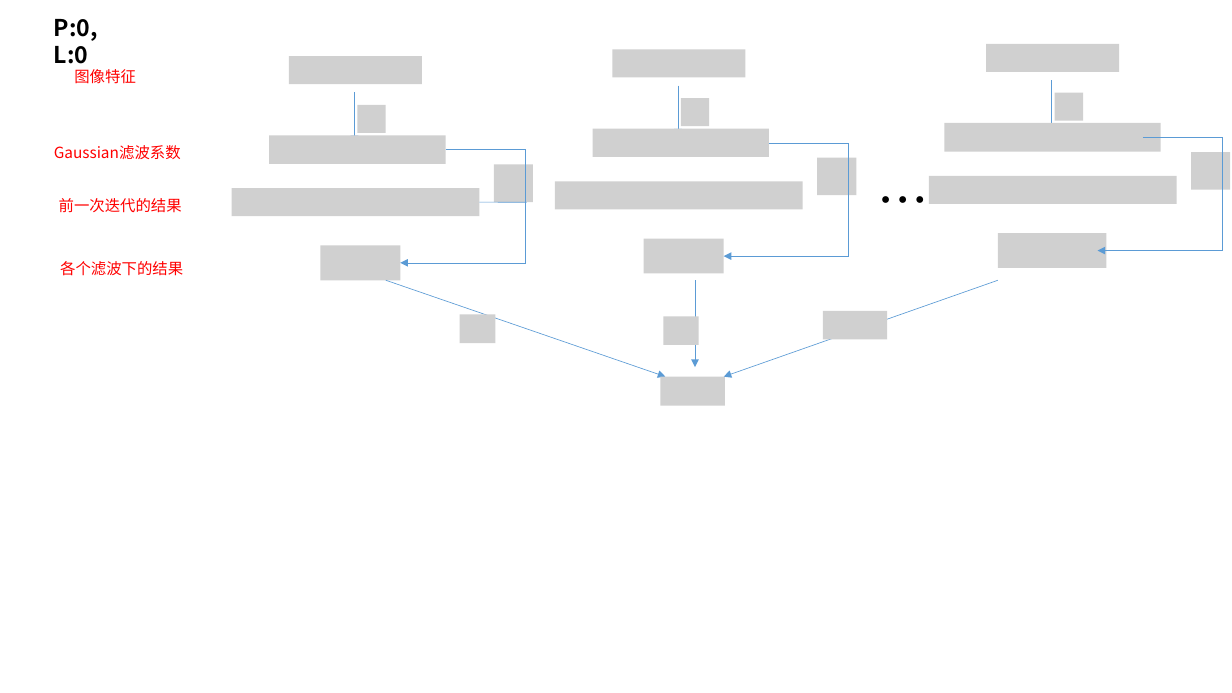
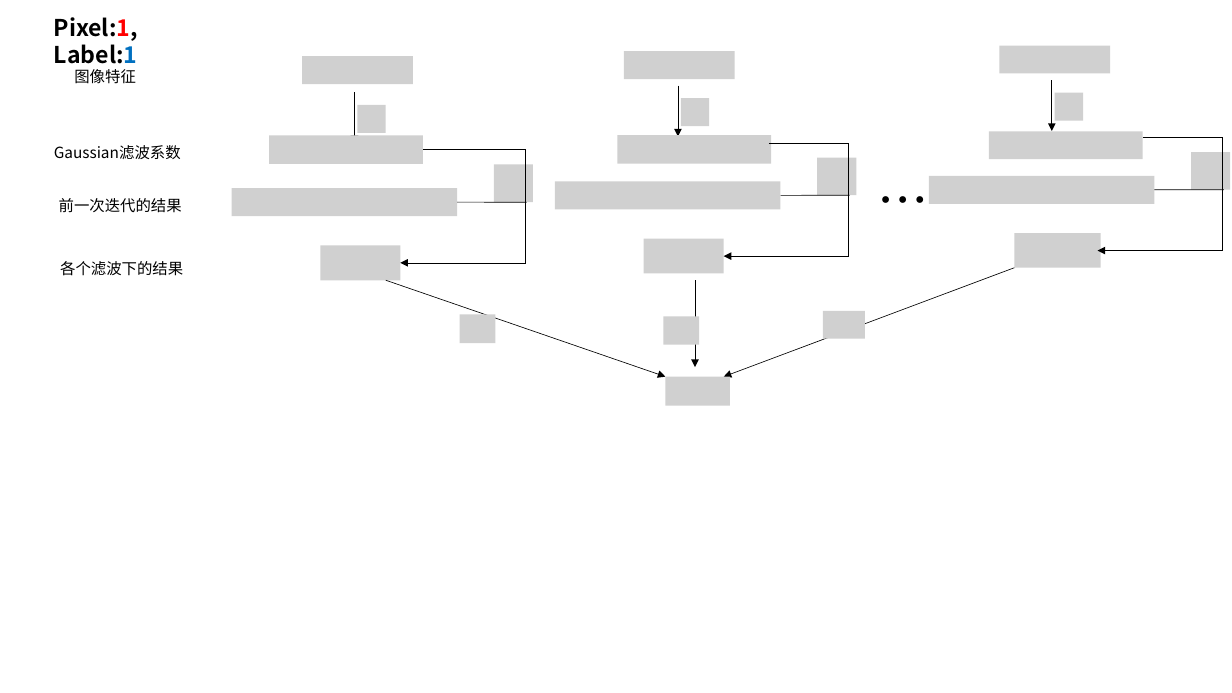
Before and after one commit to lmrshare/notes, a slide deck: slide 2 of papers/image-semantic-segmentation/mean_field.pptx (slide 1 before the commit). Drawn at 1232x693 pixels with LibreOffice and Linux fonts; fonts in the diff are those of the drawing; grey boxes stand for pictures. Boxes give left, top, right and bottom in pixels: in the first picture for what was removed or moved away, otherwise in the second. Text is boxed around its words. In the diff, an @@ line names an element or a change of style, - is before the commit and + after.

```diff
--- a/papers/image-semantic-segmentation/mean_field.pptx
+++ b/papers/image-semantic-segmentation/mean_field.pptx
@@ text at bbox=[54, 17, 138, 64]: text changed @@
-P:0, L:0
+Pixel:1, Label:1
@@ picture: place and size @@
-picture at bbox=[289, 56, 422, 84]
+picture at bbox=[302, 56, 413, 84]
@@ picture: place and size @@
-picture at bbox=[613, 49, 746, 77]
+picture at bbox=[624, 51, 735, 79]
@@ picture: place and size @@
-picture at bbox=[986, 43, 1119, 71]
+picture at bbox=[1000, 45, 1111, 73]
@@ arrow (678, 86) - (678, 137): stroke #5B9BD5 0.5 pt to #000000 0.5 pt @@
@@ arrow (1052, 80) - (1052, 131): stroke #5B9BD5 0.5 pt to #000000 0.5 pt @@
@@ arrow (355, 92) - (355, 143): stroke #5B9BD5 0.5 pt to #000000 0.5 pt @@
@@ picture: place and size @@
-picture at bbox=[269, 135, 445, 164]
+picture at bbox=[269, 135, 422, 164]
@@ picture: place and size @@
-picture at bbox=[592, 128, 769, 157]
+picture at bbox=[617, 135, 771, 164]
@@ elbow arrow (769, 143) - (724, 256): stroke #5B9BD5 0.5 pt to #000000 0.5 pt @@
@@ picture: place and size @@
-picture at bbox=[945, 123, 1161, 152]
+picture at bbox=[989, 131, 1142, 159]
@@ elbow arrow (1143, 138) - (1098, 250): stroke #5B9BD5 0.5 pt to #000000 0.5 pt @@
@@ elbow arrow moved from (445, 150) - (400, 262) to (423, 150) - (400, 262) @@
@@ elbow arrow (423, 150) - (400, 262): stroke #5B9BD5 0.5 pt to #000000 0.5 pt @@
@@ picture: place and size @@
-picture at bbox=[929, 176, 1177, 203]
+picture at bbox=[929, 176, 1154, 203]
@@ picture: place and size @@
-picture at bbox=[232, 189, 480, 216]
+picture at bbox=[232, 189, 457, 216]
@@ line moved from (480, 202) - (527, 202) to (457, 202) - (527, 202) @@
@@ line (457, 202) - (527, 202): stroke #5B9BD5 0.5 pt to #000000 0.5 pt @@
@@ picture: place and size @@
-picture at bbox=[555, 181, 803, 209]
+picture at bbox=[555, 181, 781, 209]
@@ line added from (781, 195) to (850, 195), #000000 0.5 pt @@
@@ line added from (1154, 189) to (1225, 189), #000000 0.5 pt @@
@@ picture: place and size @@
-picture at bbox=[998, 233, 1106, 268]
+picture at bbox=[1015, 233, 1101, 267]
@@ text colour #FF0000 to #000000 in 4 elements at bbox=[74, 69, 136, 84], bbox=[54, 145, 181, 159], bbox=[59, 198, 182, 213], bbox=[60, 261, 183, 276] @@
@@ arrow moved from (998, 280) - (724, 377) to (1015, 268) - (724, 377) @@
@@ arrow (1015, 268) - (724, 377): stroke #5B9BD5 0.5 pt to #000000 0.5 pt @@
@@ arrow (386, 280) - (665, 377): stroke #5B9BD5 0.5 pt to #000000 0.5 pt @@
@@ arrow (695, 280) - (695, 367): stroke #5B9BD5 0.5 pt to #000000 0.5 pt @@
@@ picture: place and size @@
-picture at bbox=[823, 311, 888, 339]
+picture at bbox=[823, 311, 865, 338]
@@ picture: place and size @@
-picture at bbox=[661, 377, 726, 406]
+picture at bbox=[665, 377, 730, 406]
```
Also in this commit, not shown: 3 other slides changed, 16 slides added.
